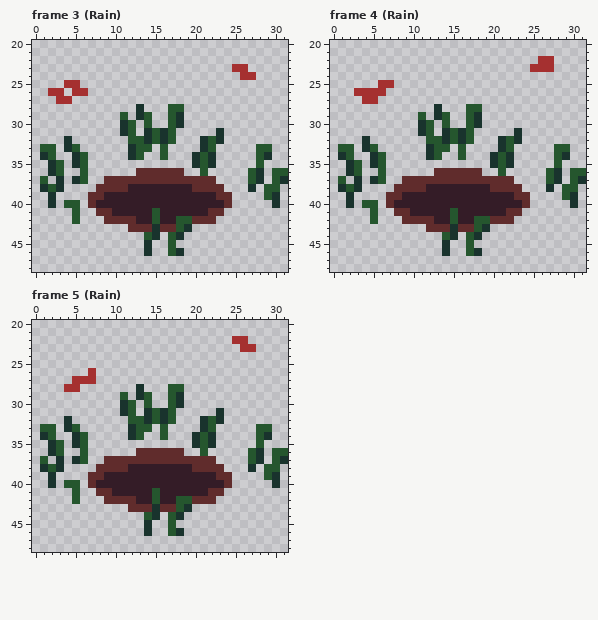
File history of a pixel-art file, Assets/Sprites/Objects.aseprite. The picture above is the old version.
32x64 pixels, 13 frames. Shown: frame 3 (Rain): x 0..31, y 20..48; frame 4 (Rain): x 0..31, y 20..48; frame 5 (Rain): x 0..31, y 20..48.
The same view after the edit:
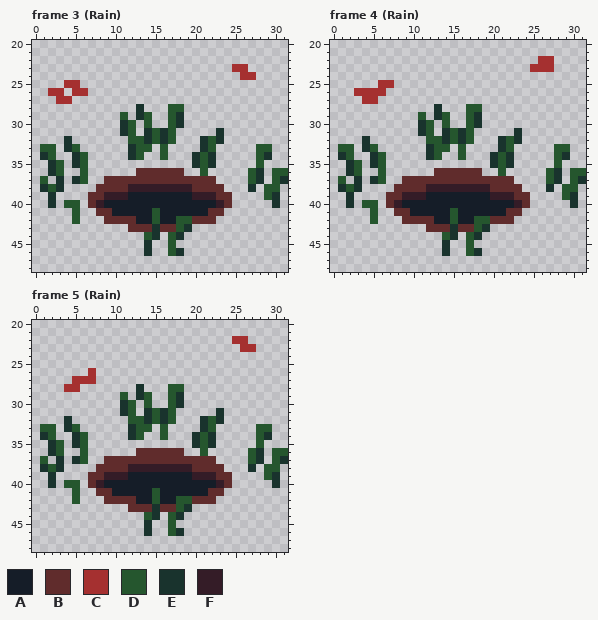
Palette (. is transparent): A #151d28  B #602c2c  C #a53030  D #25562e  E #19332d  F #341c27
Diff:
--- frame 3 (Rain), layer "Object"
@@ x 7..24 @@
 38 .BBBBFFFFFFFFBBBB.
-39 BBFFFFFFFFFFFFFFBB
-40 BFFFFFFFFFFFFFFFFB
-41 .BBFFFFFDFFFFFFBB.
-42 ..BBBBFFDFFDDBBB..
+39 BBFFFAAAAAAAAFFFBB
+40 BFAAAAAAAAAAAAAAFB
+41 .BBAAAAADAAAAAABB.
+42 ..BBBBAADAADDBBB..
 43 .....BBBEBBDE.....
--- frame 4 (Rain), layer "Object": the same change as frame 3 (Rain)
--- frame 5 (Rain), layer "Object": the same change as frame 3 (Rain)
Where, in picture pixels (left, top, right, bottom), the same in both pictures:
changed: (104, 192, 216, 224)
changed: (402, 192, 514, 224)
changed: (104, 472, 216, 504)
